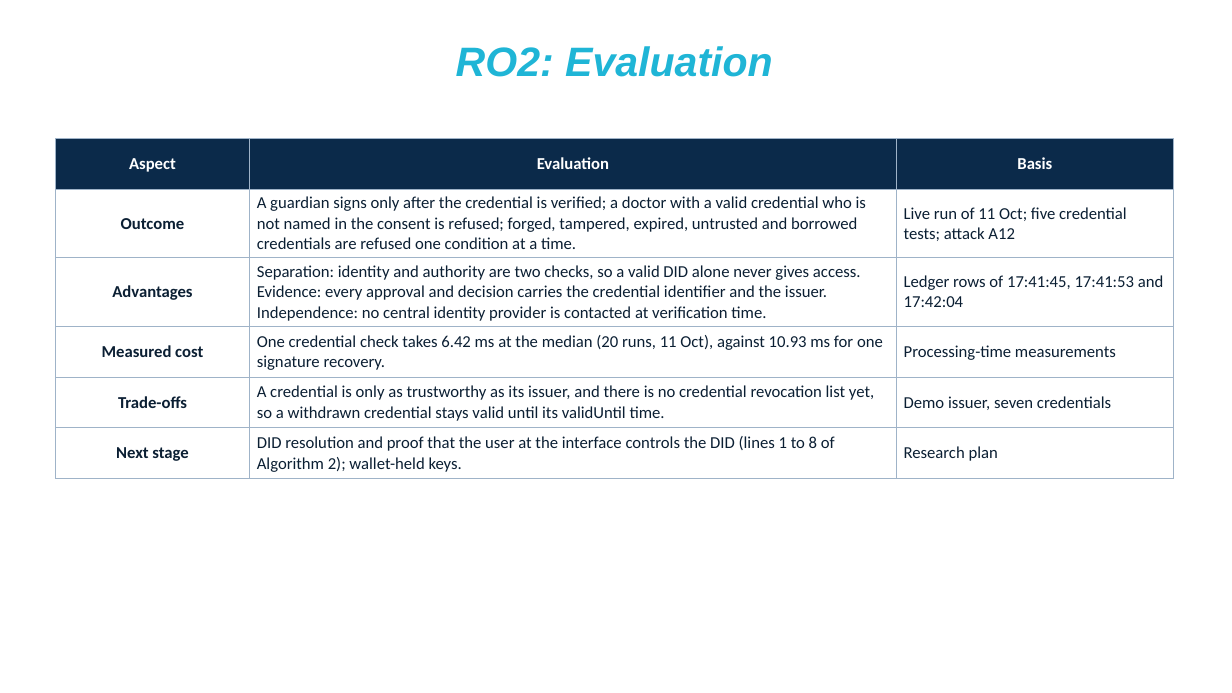
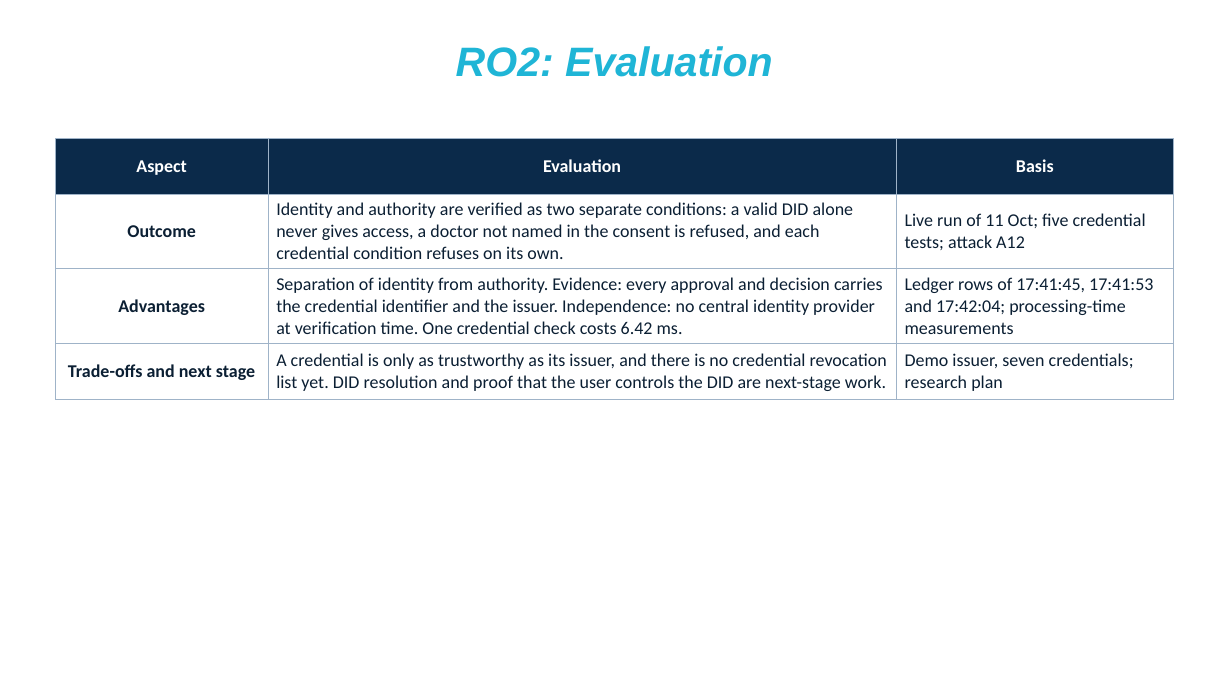
Before and after one commit to yasir12345678900/HealthRWA-Sepolia-Personal-try, a slide deck: slide 26 of docs/Yasir_Alyoubi_CA2_final_RO_validation.pptm. Drawn at 1232x693 pixels with LibreOffice and Linux fonts; fonts in the diff are those of the drawing; background and template pictures are left out. Boxes give left, top, right and bottom in pixels: in the first picture for what was removed or moved away, otherwise in the second. Text is boxed around its words. In the diff, an @@ line names an element or a change of style, - is before the commit and + after.

```diff
--- a/docs/Yasir_Alyoubi_CA2_final_RO_validation.pptm
+++ b/docs/Yasir_Alyoubi_CA2_final_RO_validation.pptm
@@ table at [55, 139, 1174, 543] @@
-row 2: Outcome | A guardian signs only after the credential is verified; a doctor with a valid credential who is not named in the consent is refused; forged, tampered, expired, untrusted and borrowed credentials are refused one condition at a time. | Live run of 11 Oct; five credential tests; attack A12
-row 3: Advantages | Separation: identity and authority are two checks, so a valid DID alone never gives access. Evidence: every approval and decision carries the credential identifier and the issuer. Independence: no central identity provider is contacted at verification time. | Ledger rows of 17:41:45, 17:41:53 and 17:42:04
-row 4: Measured cost | One credential check takes 6.42 ms at the median (20 runs, 11 Oct), against 10.93 ms for one signature recovery. | Processing-time measurements
-row 5: Trade-offs | A credential is only as trustworthy as its issuer, and there is no credential revocation list yet, so a withdrawn credential stays valid until its validUntil time. | Demo issuer, seven credentials
-row 6: Next stage | DID resolution and proof that the user at the interface controls the DID (lines 1 to 8 of Algorithm 2); wallet-held keys. | Research plan
+row 2: Outcome | Identity and authority are verified as two separate conditions: a valid DID alone never gives access, a doctor not named in the consent is refused, and each credential condition refuses on its own. | Live run of 11 Oct; five credential tests; attack A12
+row 3: Advantages | Separation of identity from authority. Evidence: every approval and decision carries the credential identifier and the issuer. Independence: no central identity provider at verification time. One credential check costs 6.42 ms. | Ledger rows of 17:41:45, 17:41:53 and 17:42:04; processing-time measurements
+row 4: Trade-offs and next stage | A credential is only as trustworthy as its issuer, and there is no credential revocation list yet. DID resolution and proof that the user controls the DID are next-stage work. | Demo issuer, seven credentials; research plan
```
Also in this commit, not shown: 3 other slides changed.
